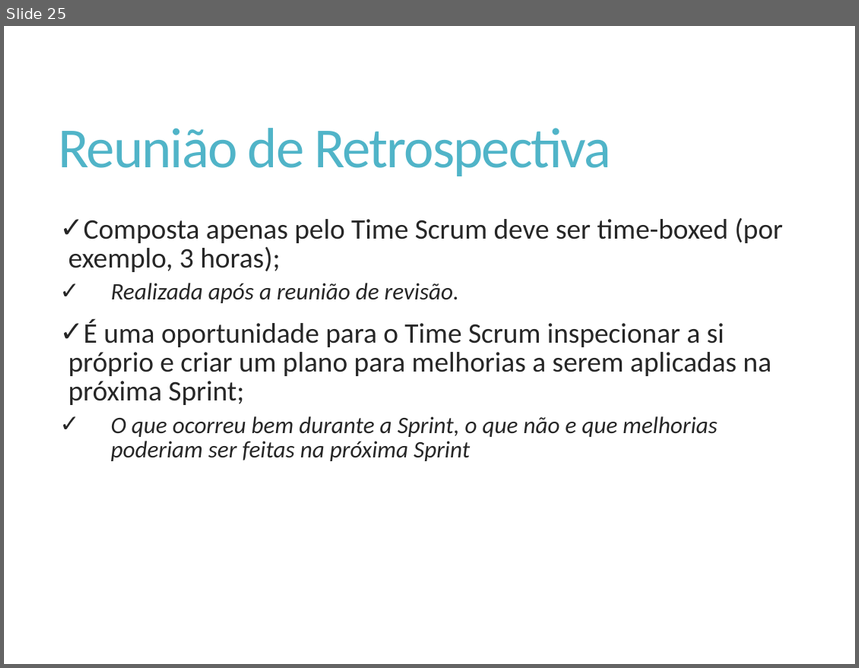
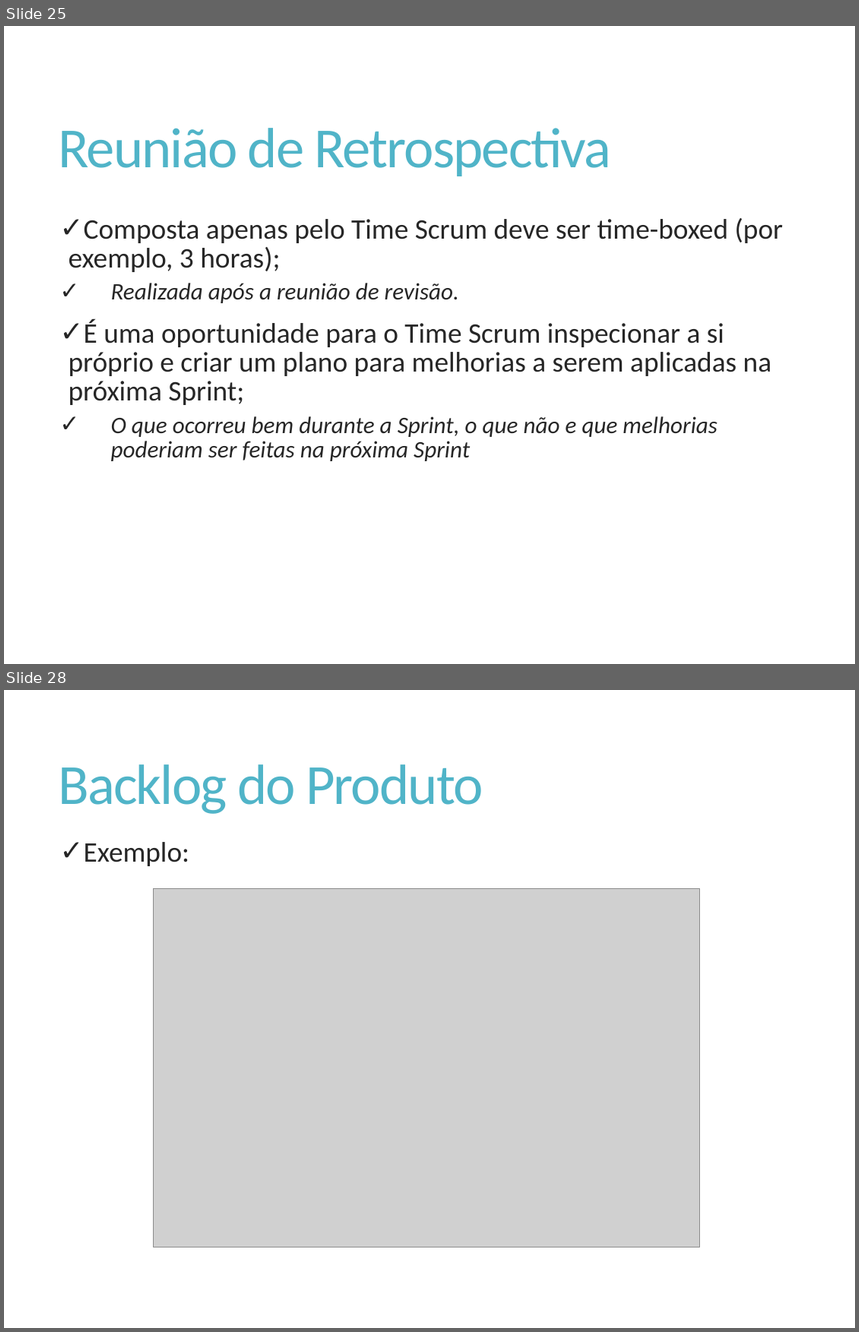
Before and after one commit to Elton-Garbin/TCC-2016, a slide deck: StartIdea/StartIdea.Docs/Apresentacao.pptx. Shown one above the other, each under a label of ours: slide 25 before the commit, slides 25 and 28 after it; the slides between them are not shown. The pictures are 859x668 and 859x1332 pixels, drawn with LibreOffice and Linux fonts; fonts in the diff are those of the drawing; grey boxes stand for pictures. Boxes give left, top, right and bottom in pixels: in the first picture for what was removed or moved away, otherwise in the second. Text is boxed around its words. In the diff, an @@ line names an element or a change of style, - is before the commit and + after.

```diff
--- a/StartIdea/StartIdea.Docs/Apresentacao.pptx
+++ b/StartIdea/StartIdea.Docs/Apresentacao.pptx
@@ slide 28 added at box(4, 690, 855, 1328), background #FFFFFF @@
@@ title added at box(59, 764, 484, 814), 48 pt, text #50B4C8 @@
+Backlog do Produto
@@ text added at box(84, 842, 190, 866), 24 pt, text #262626 @@
+✓ Exemplo:
@@ picture added at box(154, 888, 700, 1246) @@
```
Also in this commit, not shown: 5 other slides added.
